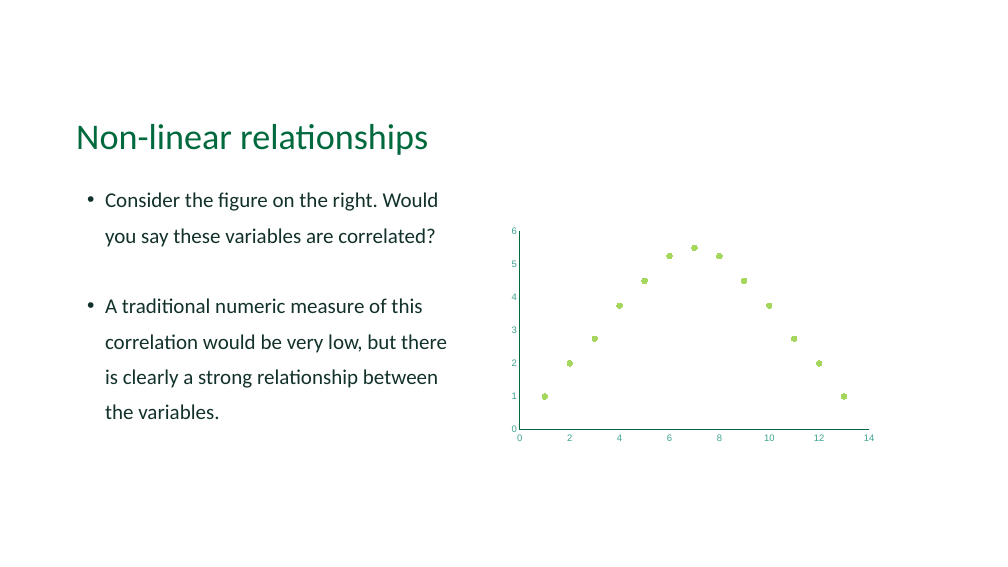
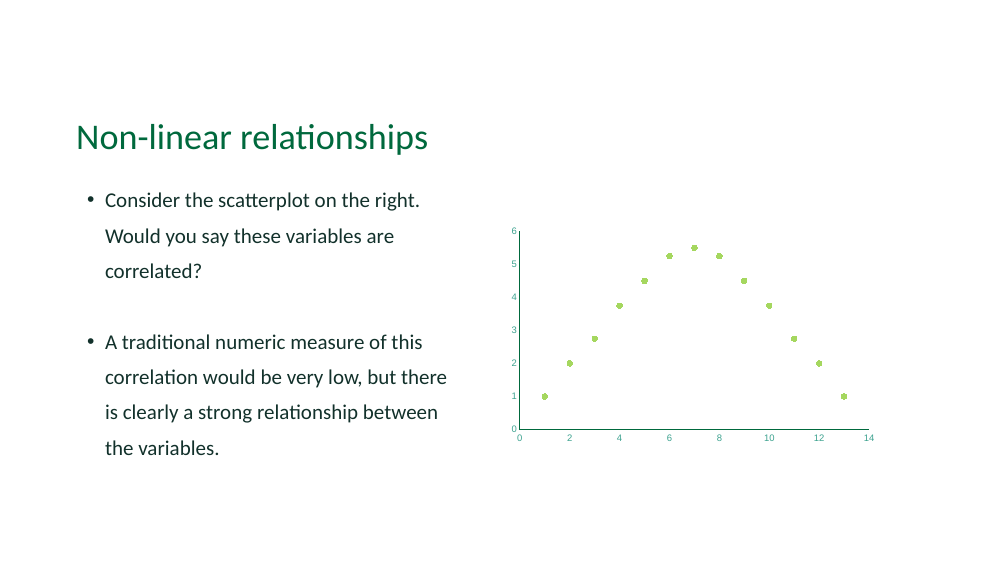
Before and after one commit to Dartmouth-Libraries/r_research-fundamentals_ws, a slide deck: slide 37 of slides/02a_Exploratory-Data-Analysis_EDA.pptx (slide 36 before the commit). Drawn at 1008x567 pixels with LibreOffice and Linux fonts; fonts in the diff are those of the drawing; background and template pictures are left out. Boxes give left, top, right and bottom in pixels: in the first picture for what was removed or moved away, otherwise in the second. Text is boxed around its words. In the diff, an @@ line names an element or a change of style, - is before the commit and + after.

```diff
--- a/slides/02a_Exploratory-Data-Analysis_EDA.pptx
+++ b/slides/02a_Exploratory-Data-Analysis_EDA.pptx
@@ text at [105, 192, 420, 278]: text changed @@
-  • Consider the figure on the right. Would you say these variables are correlated?
+  • Consider the scatterplot on the right. Would you say these variables are correlated?
```
Also in this commit, not shown: 17 other slides changed, 3 slides added, 1 slide removed.
